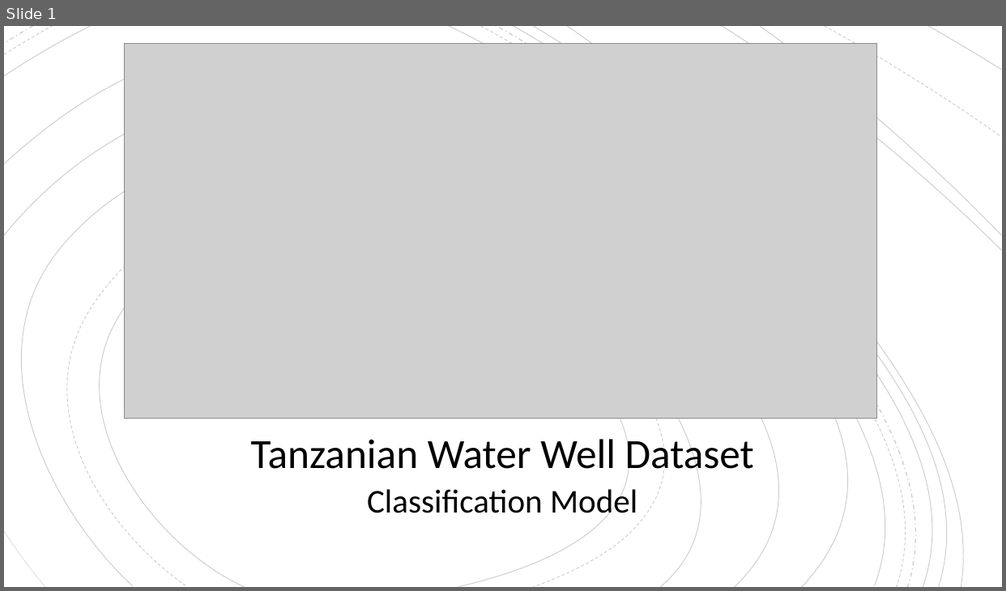
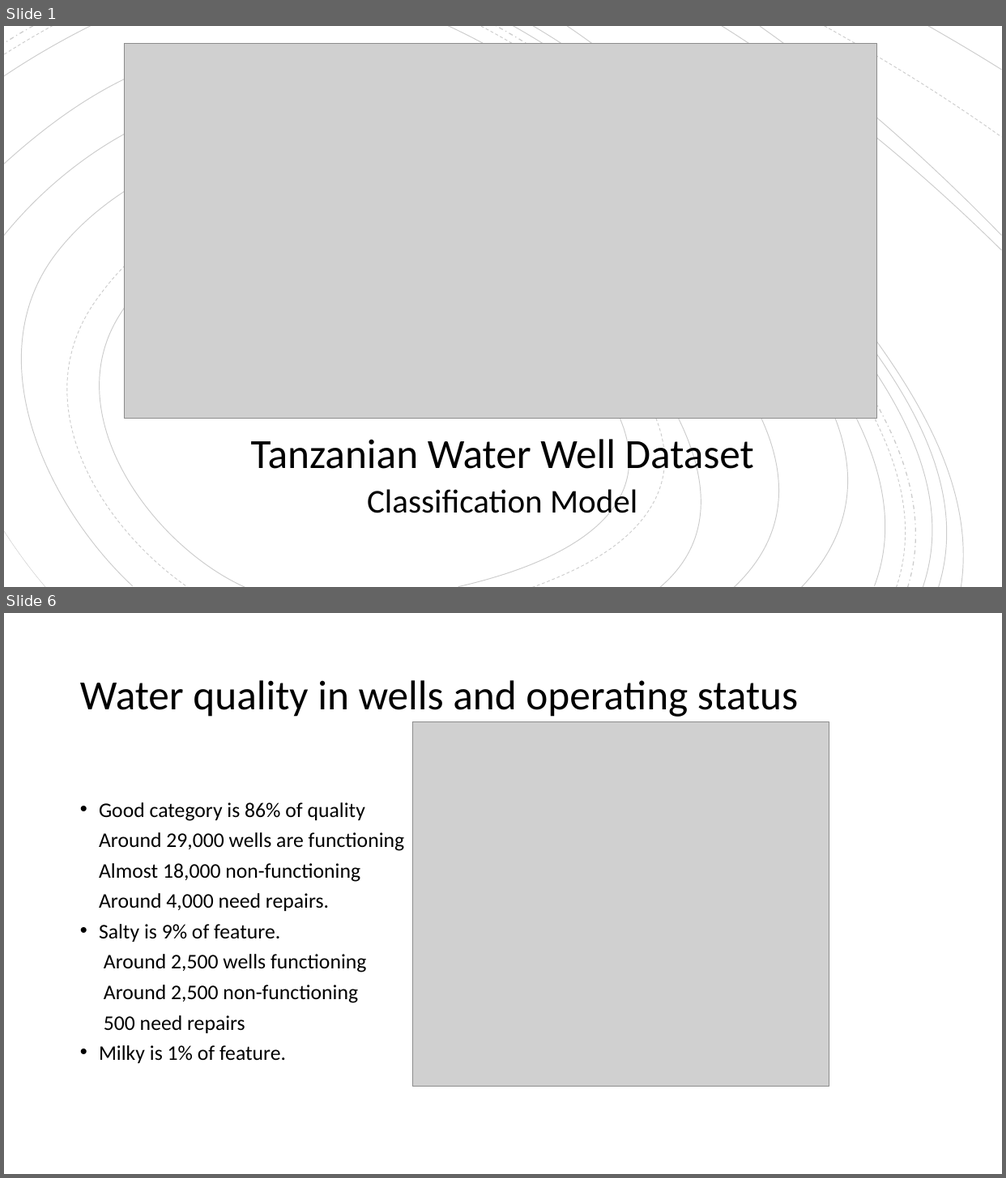
Before and after one commit to davidrtorres/Model-3-Tanzania-Water-Crisis, a slide deck: Presentation1.pptx. Shown one above the other, each under a label of ours: slide 1 before the commit, slides 1 and 6 after it; the slides between them are not shown. The pictures are 1006x591 and 1006x1178 pixels, drawn with LibreOffice and Linux fonts; fonts in the diff are those of the drawing; grey boxes stand for pictures. Boxes give left, top, right and bottom in pixels: in the first picture for what was removed or moved away, otherwise in the second. Text is boxed around its words. In the diff, an @@ line names an element or a change of style, - is before the commit and + after.

```diff
--- a/Presentation1.pptx
+++ b/Presentation1.pptx
@@ slide 6 added at [4, 613, 1002, 1174], background #FFFFFF @@
@@ title added at [80, 680, 798, 717], 40 pt, text #000000 @@
+Water quality in wells and operating status
@@ picture added at [413, 722, 829, 1087] @@
@@ text added at [99, 803, 404, 1063], 20 pt, text #000000 @@
+• Good category is 86% of quality
+Around 29,000 wells are functioning
+Almost 18,000 non-functioning
+Around 4,000 need repairs.
+• Salty is 9% of feature.
+Around 2,500 wells functioning
+Around 2,500 non-functioning
+500 need repairs
+• Milky is 1% of feature.
```
Also in this commit, not shown: 7 other slides added, 4 other files.
